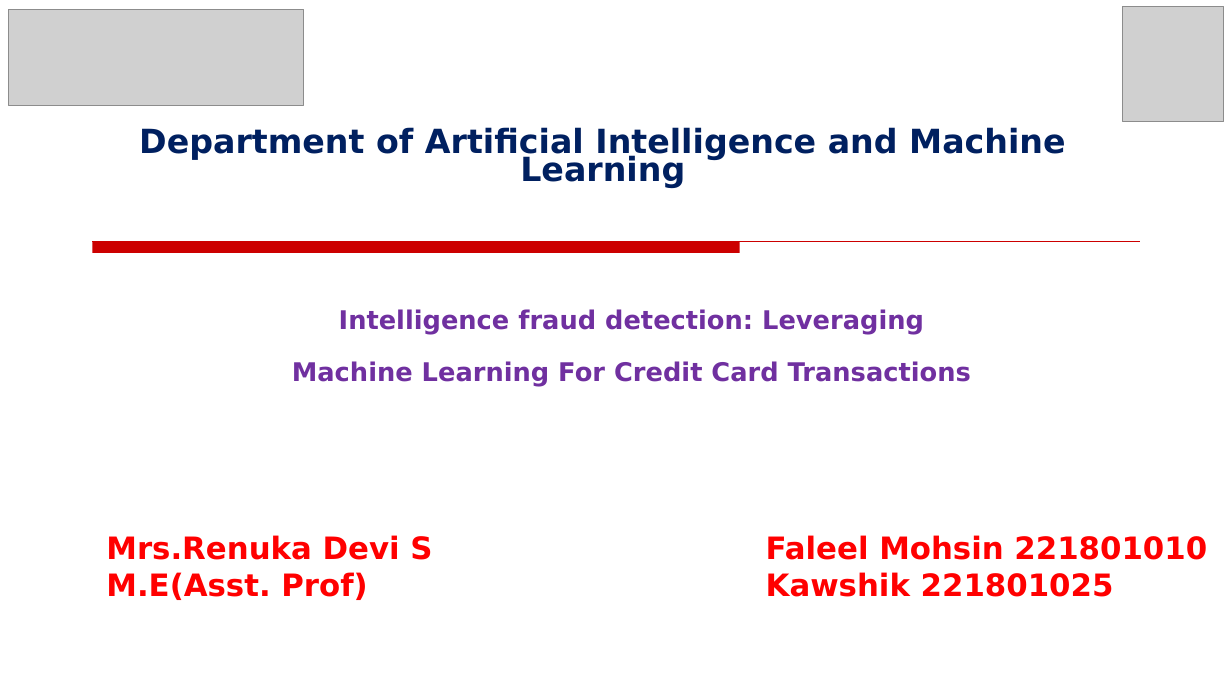
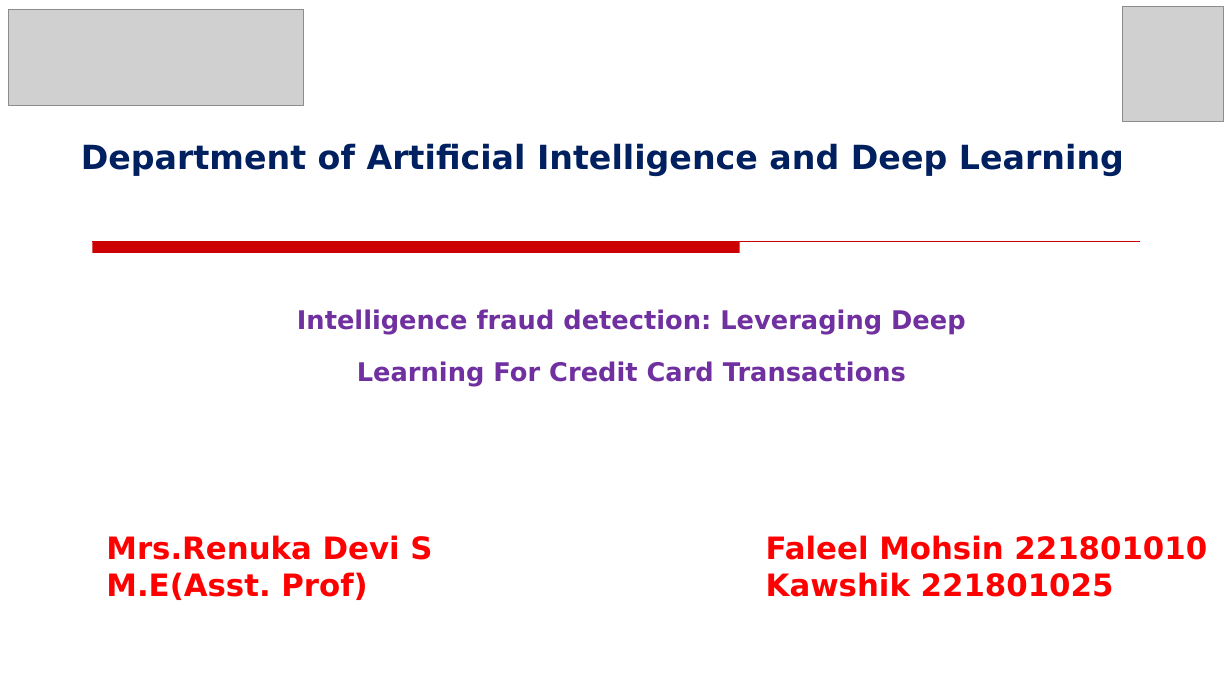
Before and after one commit to faleel03/Mini-Project-on-Data-Science, a slide deck: slide 1 of PPT/Final_Review_ppt.pptx. Drawn at 1232x693 pixels with LibreOffice and Linux fonts; fonts in the diff are those of the drawing; grey boxes stand for pictures; background and template pictures are left out. Boxes give left, top, right and bottom in pixels: in the first picture for what was removed or moved away, otherwise in the second. Text is boxed around its words. In the diff, an @@ line names an element or a change of style, - is before the commit and + after.

```diff
--- a/PPT/Final_Review_ppt.pptx
+++ b/PPT/Final_Review_ppt.pptx
@@ text at (x1=81, y1=143, x2=1124, y2=176): text changed @@
-Department of Artificial Intelligence and Machine Learning
+Department of Artificial Intelligence and Deep Learning
@@ text at (x1=297, y1=309, x2=966, y2=387): text changed @@
-Intelligence fraud detection: Leveraging Machine Learning For Credit Card Transactions
+Intelligence fraud detection: Leveraging Deep Learning For Credit Card Transactions
```
Also in this commit, not shown: 1 other slide changed, 1 other file.
